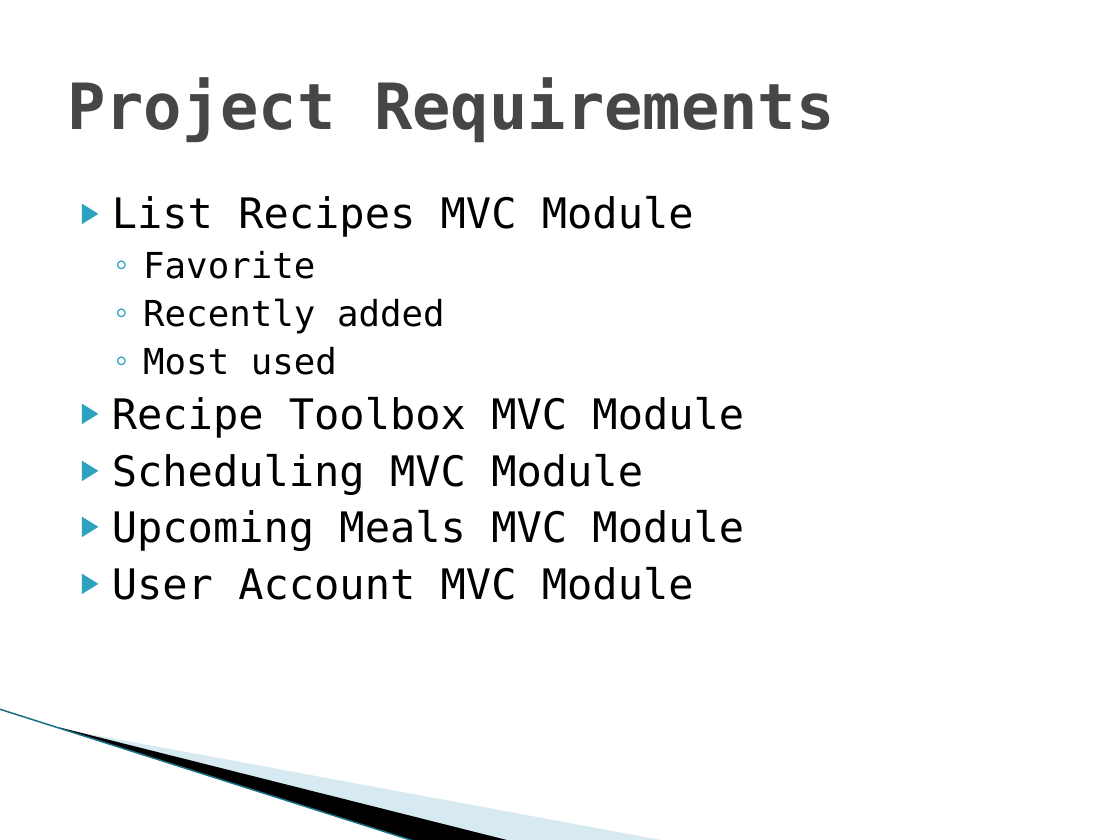
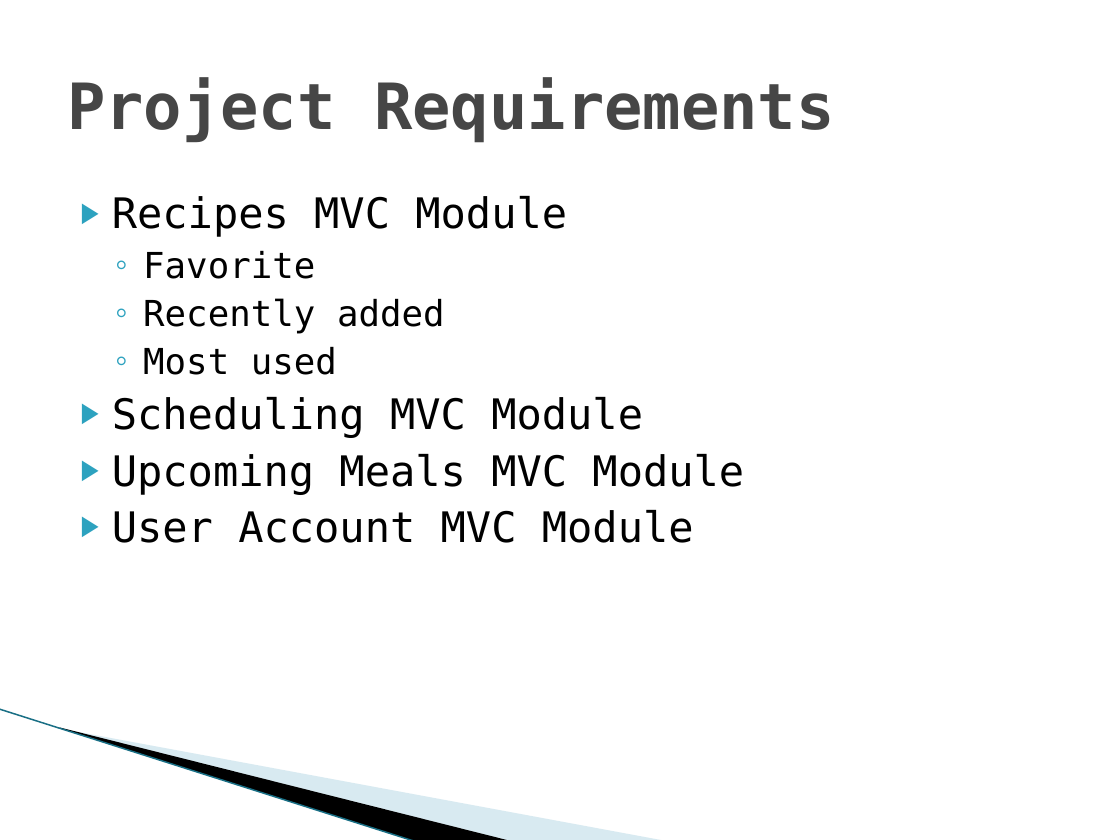
Before and after one commit to ejeldridge/MealPlanner, a slide deck: slide 4 of doc/Health Copilot.pptx. Drawn at 1120x840 pixels with LibreOffice and Linux fonts; fonts in the diff are those of the drawing; background and template pictures are left out. Boxes give left, top, right and bottom in pixels: in the first picture for what was removed or moved away, otherwise in the second. Text is boxed around its words. In the diff, an @@ line names an element or a change of style, - is before the commit and + after.

```diff
--- a/doc/Health Copilot.pptx
+++ b/doc/Health Copilot.pptx
@@ text at <box>112,196,567,237</box>: text changed @@
-▶ List Recipes MVC Module
+▶ Recipes MVC Module
@@ text at <box>112,397,744,438</box>: paragraph removed @@
-▶ Recipe Toolbox MVC Module
```
Also in this commit, not shown: 1 other slide changed, 3 other files.
